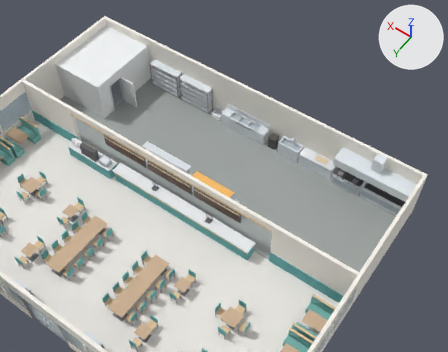
A saved change to the OBJ model Assets/Scenes/kitchen/restaurant.obj.
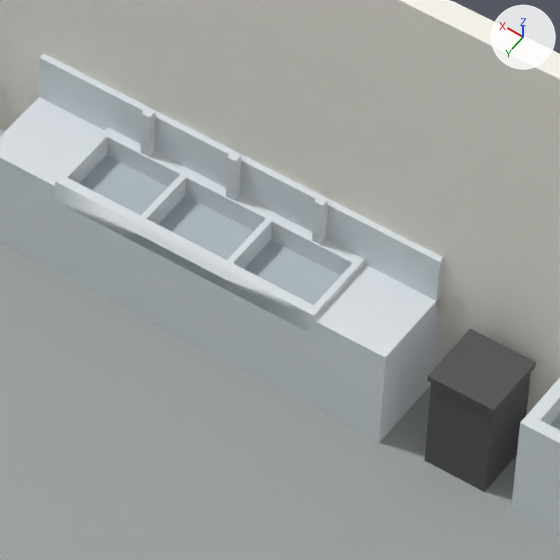
There are two pictures of each version: one whole from a 50 mm camera at (-15.44, 15.07, 31.03) aimed at (-0.66, -5.61, -1.47), one close up on the part from 50% to 63% of the width and 28% to 45% of the height. The axes (+X, +Y, +Z) are drawn at upper right. The lights are the same throughout. The last two pictures show the newer version. Where no turn or scale is listed for an object, it has been applied to the vertices. Vertices at exactly the same position are counted once.

Before the edit, the objects in view are built like this:
```python
me_dish_sink_3_compartment = bpy.data.meshes.new('Dish_Sink_3_Compartment')
me_dish_sink_3_compartment.from_pydata(...)  # 126 vertices, 116 faces; spans x -1.9..1.5, y -9.0..-8.3, z 0.0..1.35
# faces by material slot: [98, 18]
me_dish_sink_3_compartment.materials.append(mat_mat_stainlesssteel)  # white #e3eaef
me_dish_sink_3_compartment.materials.append(mat_mat_stainlessdark)  # light grey #b8c4cb
me_floor_kitchen = bpy.data.meshes.new('Floor_Kitchen')
me_floor_kitchen.from_pydata([(-12.0, -9.0, -0.1), (12.0, -9.0, -0.1), (12.0, -9.0, 0.0), (-12.0, -9.0, 0.0), (12.0, -1.2, -0.1), (-12.0, -1.2, -0.1), (-12.0, -1.2, 0.0), (12.0, -1.2, 0.0)], [], [(0, 1, 2, 3), (4, 5, 6, 7), (3, 2, 7, 6), (5, 4, 1, 0), (1, 4, 7, 2), (5, 0, 3, 6)])
me_floor_kitchen.materials.append(mat_mat_kitchenfloorslate)  # grey #a2a8a6
me_kitchen_trash_1 = bpy.data.meshes.new('Kitchen_Trash_1')
me_kitchen_trash_1.from_pydata(...)  # a box spanning x -2.75..-2.25, y -8.85..-8.35, z 0.0..0.85; a box spanning x -2.77..-2.23, y -8.87..-8.33, z 0.85..0.9
me_kitchen_trash_1.materials.append(mat_mat_trashblack)  # dark grey #595959
ob_dish_sink_3_compartment = bpy.data.objects.new('Dish_Sink_3_Compartment', me_dish_sink_3_compartment)
ob_dish_sink_3_compartment.location = (0.0, 0.0, 0.0)
ob_floor_kitchen = bpy.data.objects.new('Floor_Kitchen', me_floor_kitchen)
ob_floor_kitchen.location = (0.0, 0.0, 0.0)
ob_kitchen_trash_1 = bpy.data.objects.new('Kitchen_Trash_1', me_kitchen_trash_1)
ob_kitchen_trash_1.location = (0.0, 0.0, 0.0)
# also in view: 'Prep_Sink' at (-3.75, -8.65, 0.65); 'Wall_Back' at (0.0, -9.1, 1.75)
```
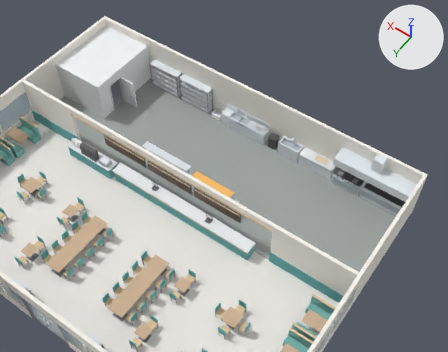
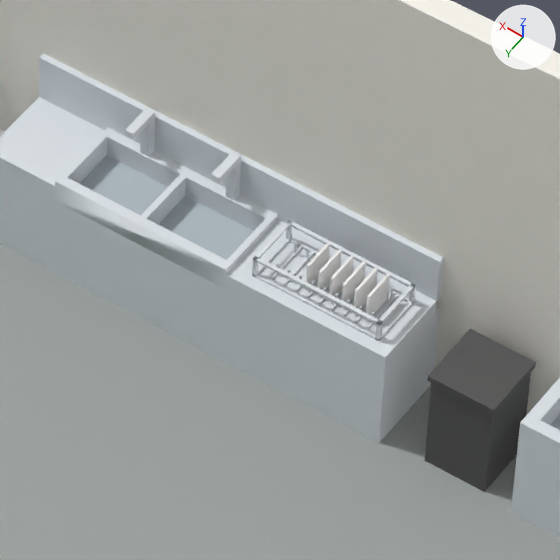
Pixel boxes [x1, y1, x2, y2] of what changed, in the close-ups (560 x 560 px; the box of a moved part takes in the faces that stretch with it):
'Dish_Rack', added: after [252, 220, 416, 341]
    faces in mat_mat_stainlesssteel (white #e3eaef): [252, 220, 416, 341]
    faces in mat_mat_cupwhite (white #fcfcfa): [305, 243, 390, 321]
part 1 of me_dish_sink_3_compartment, deleted: before [312, 196, 328, 245]
part 2 of me_dish_sink_3_compartment, deleted: before [244, 240, 340, 305]
part 3 of me_dish_sink_3_compartment, moved or reshaped: before [55, 134, 436, 372]; after [55, 113, 436, 372]

The change in detail:
me_dish_sink_3_compartment is used by ob_dish_sink_3_compartment; location (0.0, 0.0, 0.0).
me_dish_sink_3_compartment had 126 vertices, 116 faces and spanned x -1.9..1.5, y -9.0..-8.3, z 0.0..1.35.
me_dish_sink_3_compartment now has 104 vertices, 100 faces and spans x -1.9..1.5, y -9.0..-8.3, z 0.0..1.35.
me_dish_sink_3_compartment part 1: the loose piece of 8 vertices spanning x -0.97..-0.9, y -8.95..-8.88, z 0.95..1.35 is deleted.
me_dish_sink_3_compartment part 2: the loose piece of 8 vertices spanning x -1.25..-0.57, y -8.87..-8.38, z 0.74..0.76 is deleted.
Part 3, on me_dish_sink_3_compartment:
20 vertices are removed from x -1.3..0.9, y -8.95..-8.3, z 0.75..0.95.
34 faces are deleted.
6 vertices are added at (-0.24, -8.88, 1.29), (-0.17, -8.88, 1.29), (0.5, -8.88, 1.29), (0.57, -8.88, 1.29), (-0.57, -8.95, 0.9), (-0.57, -8.3, 0.9).
8 new vertices lie (0.0, 0.2, 0.0) away from vertices in x -0.24..0.57, y -8.88, z 1.29..1.35.
30 new faces join them, mat_mat_stainlesssteel (white #e3eaef).
Mesh me_dish_rack is new.
It has 320 vertices, 270 faces and spans x -1.78..-0.72, y -8.85..-8.4, z 0.9..1.16.
Faces by material slot: [234, 36].
It uses material mat_mat_stainlesssteel (white #e3eaef).
It uses material mat_mat_cupwhite (white #fcfcfa).
Object 'Dish_Rack' (ob_dish_rack) is new; it shows me_dish_rack.
Its location is (0.0, 0.0, 0.0).
